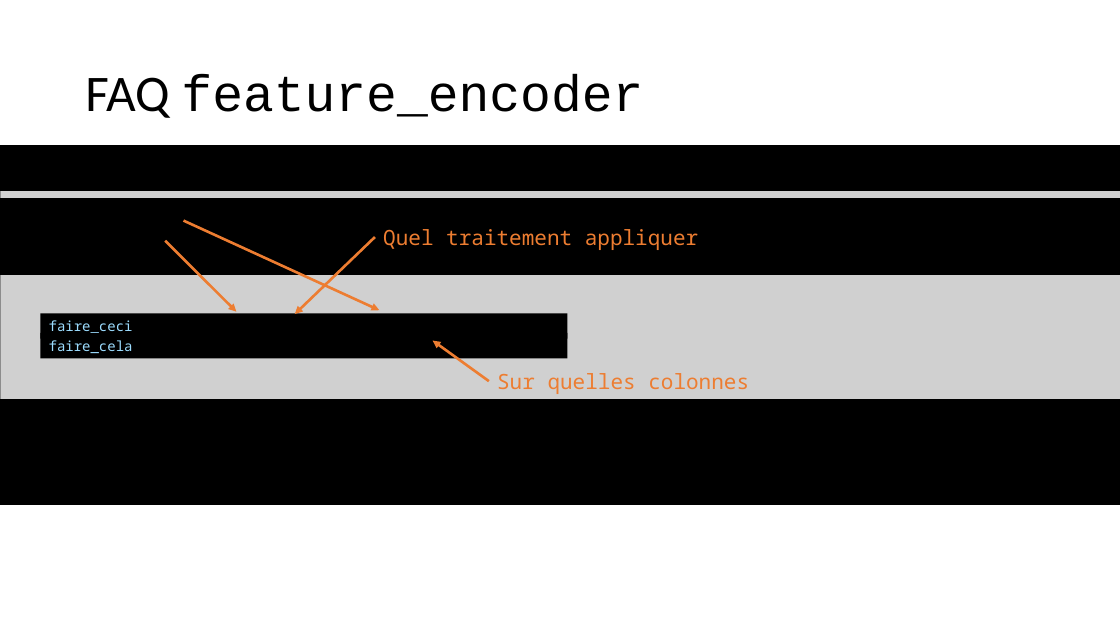
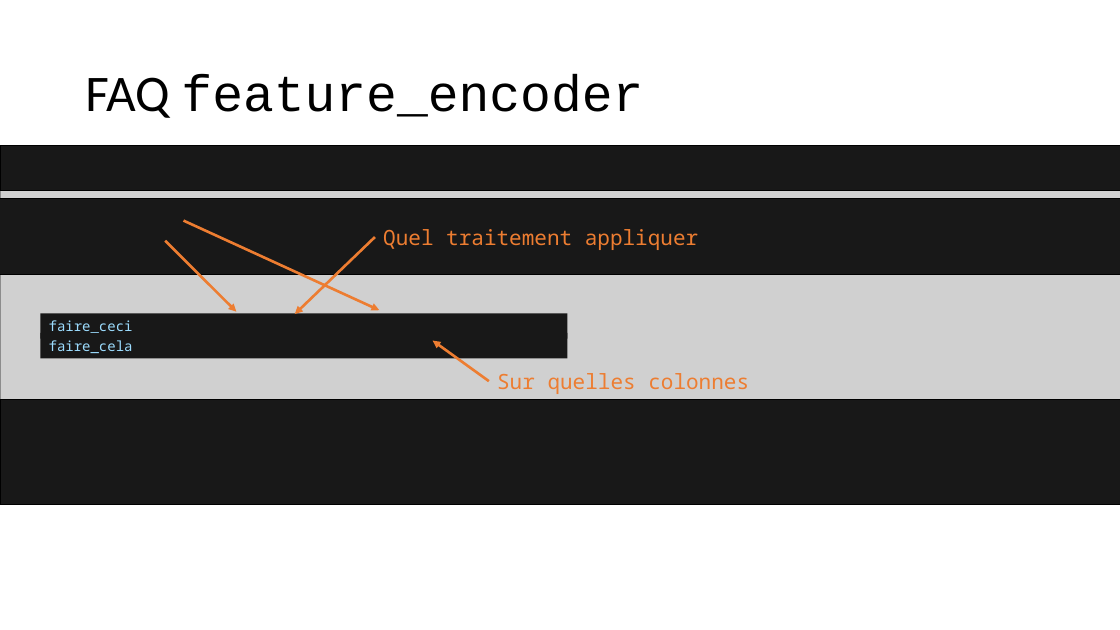
Before and after one commit to 40tude/Data_Essentials_Stage_Oct_2023, a slide deck: slide 44 of 00_notes_de_stage.pptx. Drawn at 1120x630 pixels with LibreOffice and Linux fonts; fonts in the diff are those of the drawing; grey boxes stand for pictures. Boxes give left, top, right and bottom in pixels: in the first picture for what was removed or moved away, otherwise in the second. Text is boxed around its words. In the diff, an @@ line names an element or a change of style, - is before the commit and + after.

```diff
--- a/00_notes_de_stage.pptx
+++ b/00_notes_de_stage.pptx
@@ fill #000000 to #181818 in 5 elements at [40, 313, 568, 339], [40, 333, 568, 358], [0, 400, 1120, 505], [0, 198, 1120, 275], [0, 145, 1120, 191] @@
```
Also in this commit, not shown: 1 other slide changed, 3 other files.
